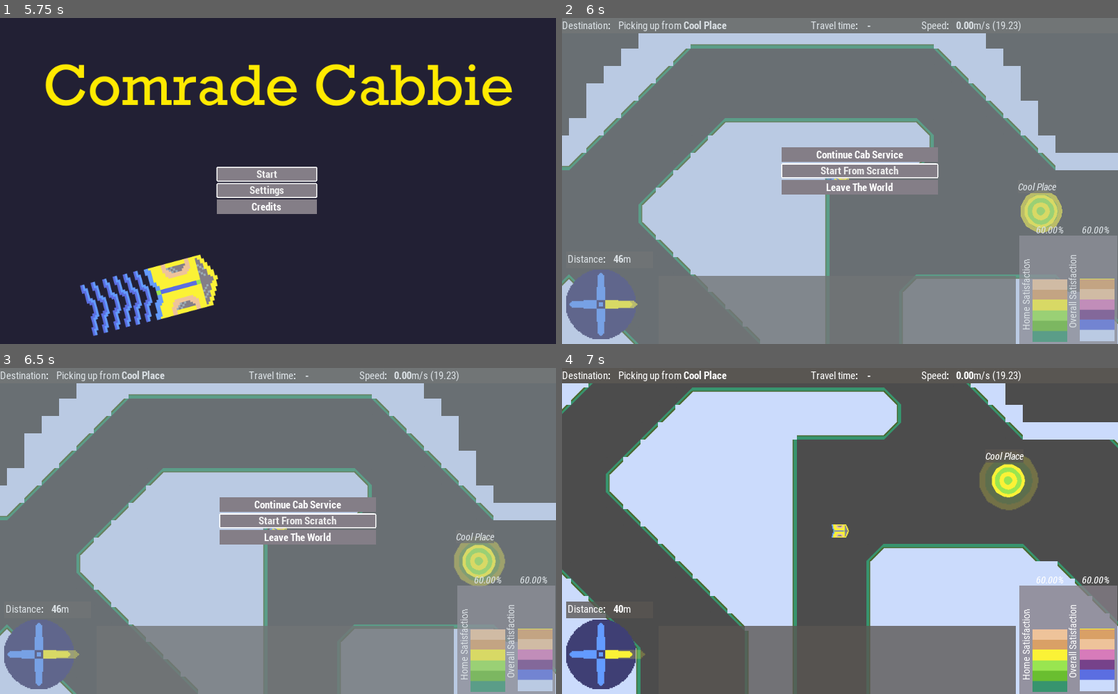
Above: before the commit, frames 1-4 (two rows, left to right).
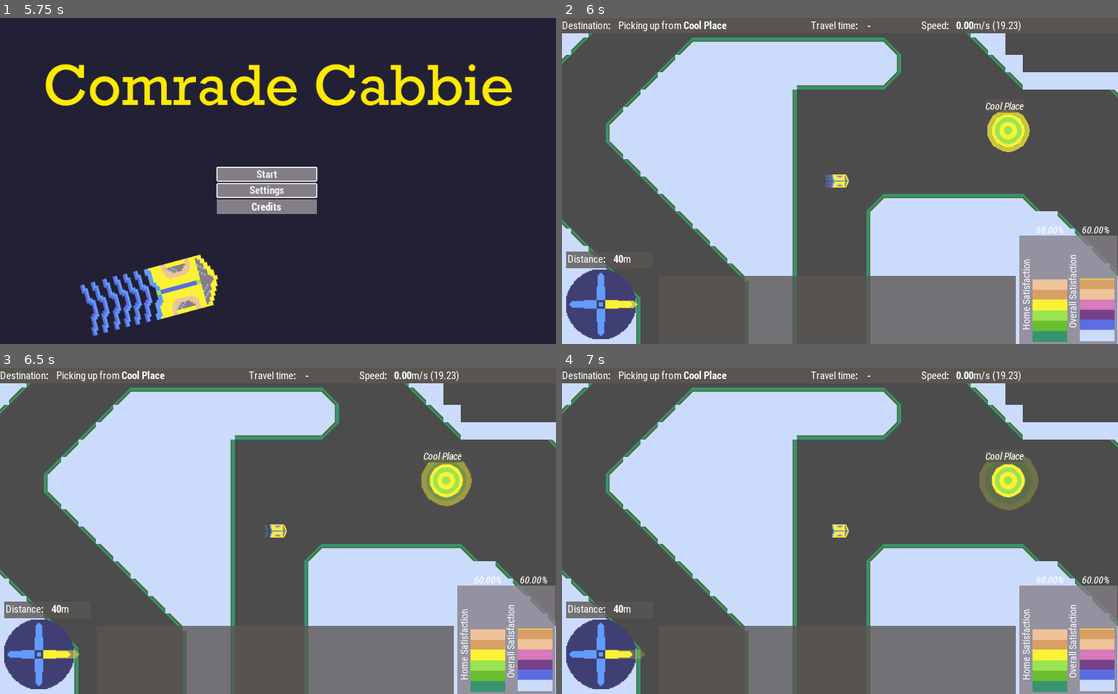
Above: after the commit, the same moments.

Repository: broquaint/comrade-cabbie
Game: Godot game, scene res://Root.tscn
Two runs of this game, one before a commit and one after it. Both use one fixed random seed, a clock stepped at 60 frames per second and the inputs below.
Inputs (mouse positions are in pixels of both pictures, inside the frame that each line leads up to):
- Up to frame 1 (5.75 s): click "Start" at 0.5 s; tap Enter at 1.25 s; hold Right (move_right) 1.28-2.03 s; hold Left (move_left) 2.03-2.78 s; hold Right (move_right) 2.78-3.53 s; hold Up (move_up) 3.53-4.28 s; hold Left (move_left) 4.28-5 s; tap Escape (pause) at 4.9 s; click "Leave The World" at 5 s
- Up to frame 2 (6 s): click "Start" at 5.75 s
- Up to frame 3 (6.5 s): no input
- Up to frame 4 (7 s): click (862, 521) at 6.5 s, where only the run before the commit has a clickable "Start From Scratch"

Frame 1 is identical in both runs. In frame 2, 88% of the frame differs, in the area x 0-100%, y 0-100%; in frame 3, 88%; in frame 4, nothing differs.

Commit message:
Fix leaving the game
Game state is hard mmkay?

Diff:
--- a/MessageLog.gd
+++ b/MessageLog.gd
@@ -1,6 +1,11 @@
 extends Node2D
 
 var msg_id = 0
+
+func clear_log():
+	for kid in get_children():
+		if kid is RichTextLabel and kid != $Message:
+			remove_child(kid)
 
 func on_message(msg):
 	msg_id += 1
--- a/PauseMenu.gd
+++ b/PauseMenu.gd
@@ -32,4 +32,8 @@
 	resume_game()
 
 func leave_game():
+	GameState.initialize()
+	get_node('/root/Root').setup()
+	hide()
+	get_node('%PauseOverlay').hide()
 	$"../TitleMenu".show_title()
--- a/Root.gd
+++ b/Root.gd
@@ -38,6 +38,7 @@
 func setup():
 	GameState.initialize()
 	$HUD/DestFlashControl.reset()
+	$HUD/MessageLog.clear_log()
 	# Setup general game state.
 	$Player.initialize()
 	$Player.position = Vector2(2000, 1000)
